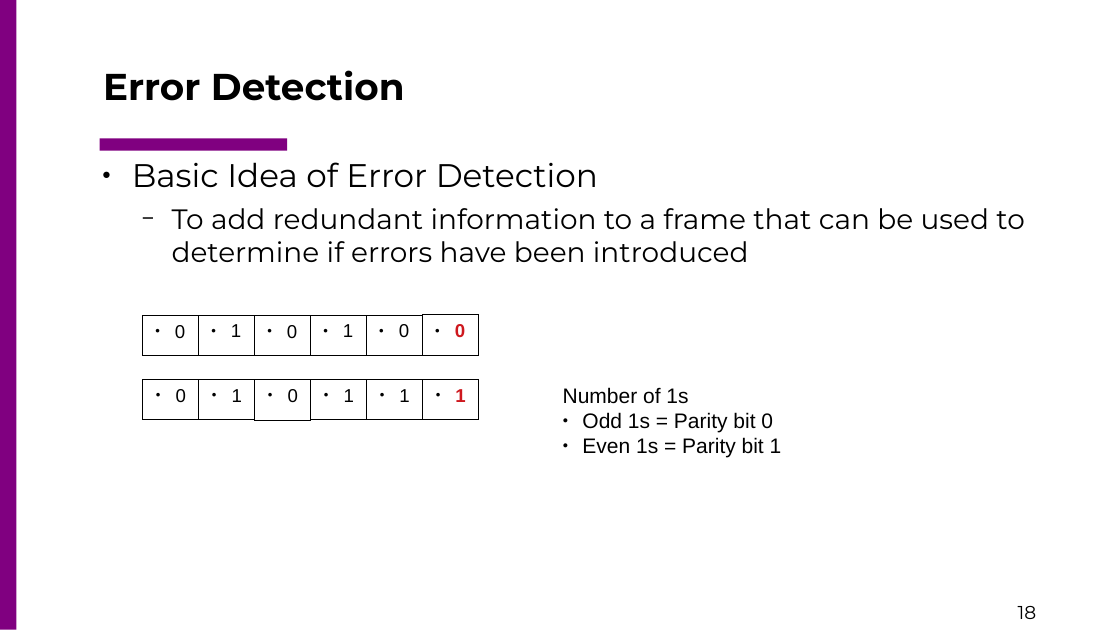
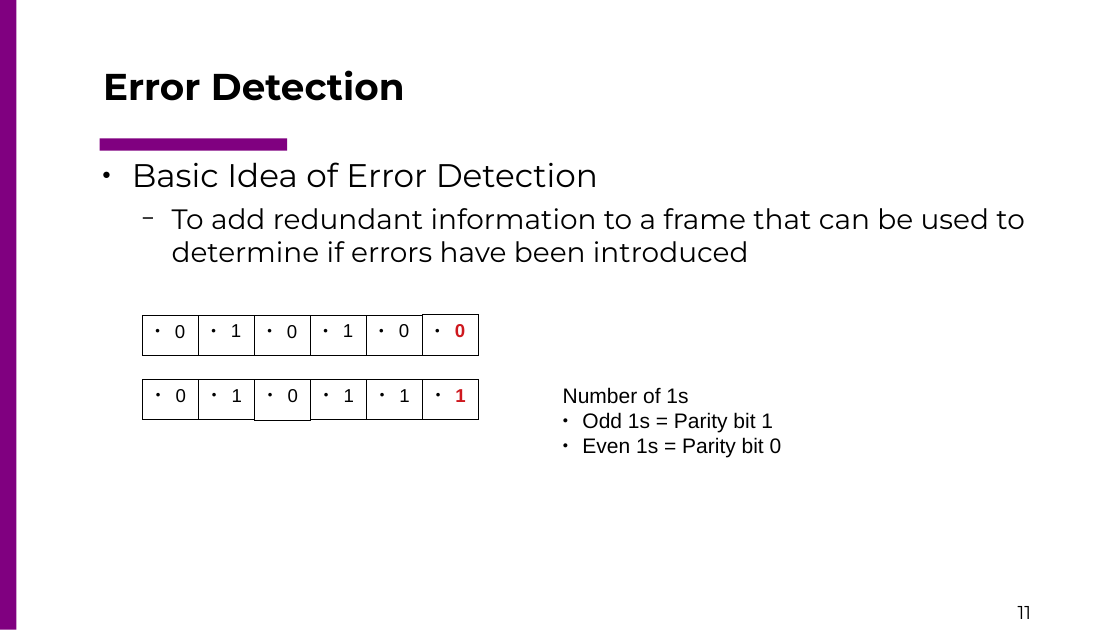
Before and after one commit to csc4200/csc4200.github.io, a slide deck: slide 11 of docs/lectures_source/class_slides-3.odp (slide 18 before the commit). Drawn at 1120x630 pixels with LibreOffice and Linux fonts; fonts in the diff are those of the drawing. Boxes give left, top, right and bottom in pixels: in the first picture for what was removed or moved away, otherwise in the second. Text is boxed around its words. In the diff, an @@ line names an element or a change of style, - is before the commit and + after.

```diff
--- a/docs/lectures_source/class_slides-3.odp
+++ b/docs/lectures_source/class_slides-3.odp
@@ text at [582, 412, 782, 457]: text changed @@
-● Odd 1s = Parity bit 0
-● Even 1s = Parity bit 1
+● Odd 1s = Parity bit 1
+● Even 1s = Parity bit 0
@@ page number at [1018, 606, 1031, 619]: text changed @@
-18
+11
```
Also in this commit, not shown: 8 other slides changed, 14 slides added, 8 slides removed, 11 other files.
